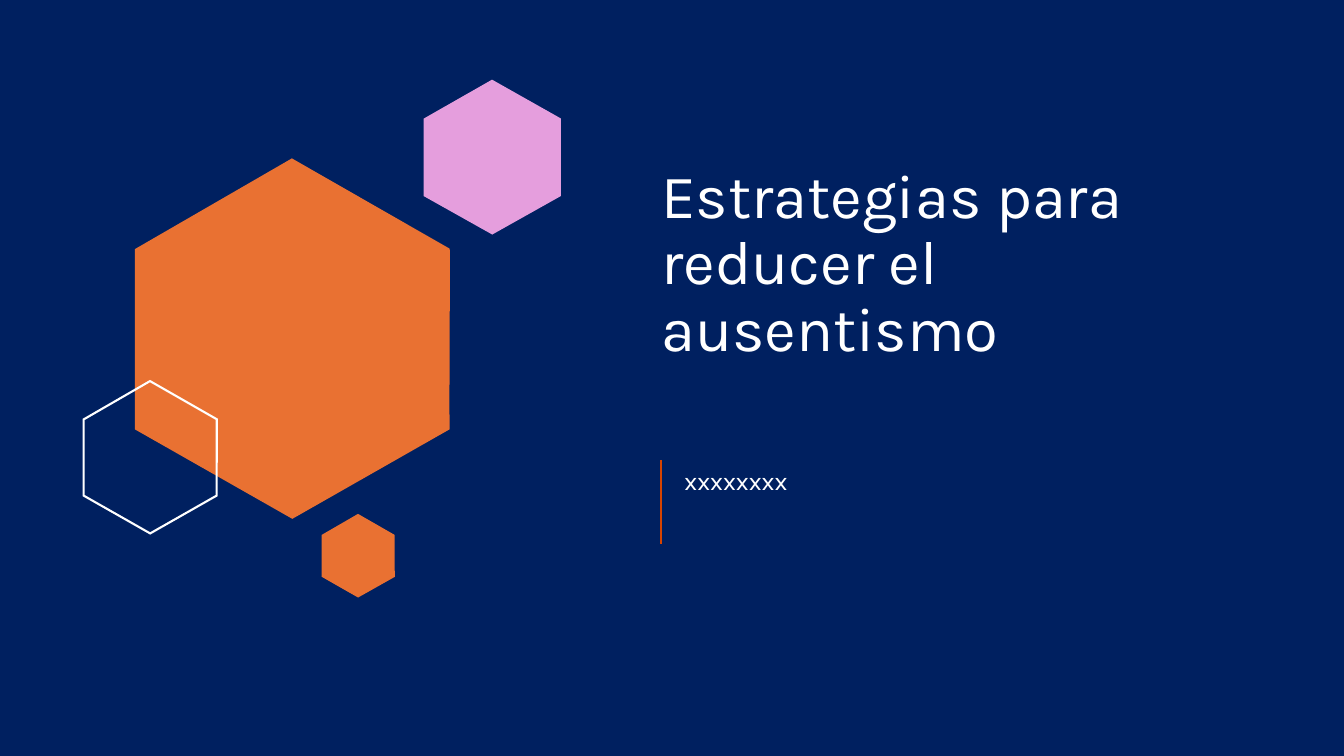
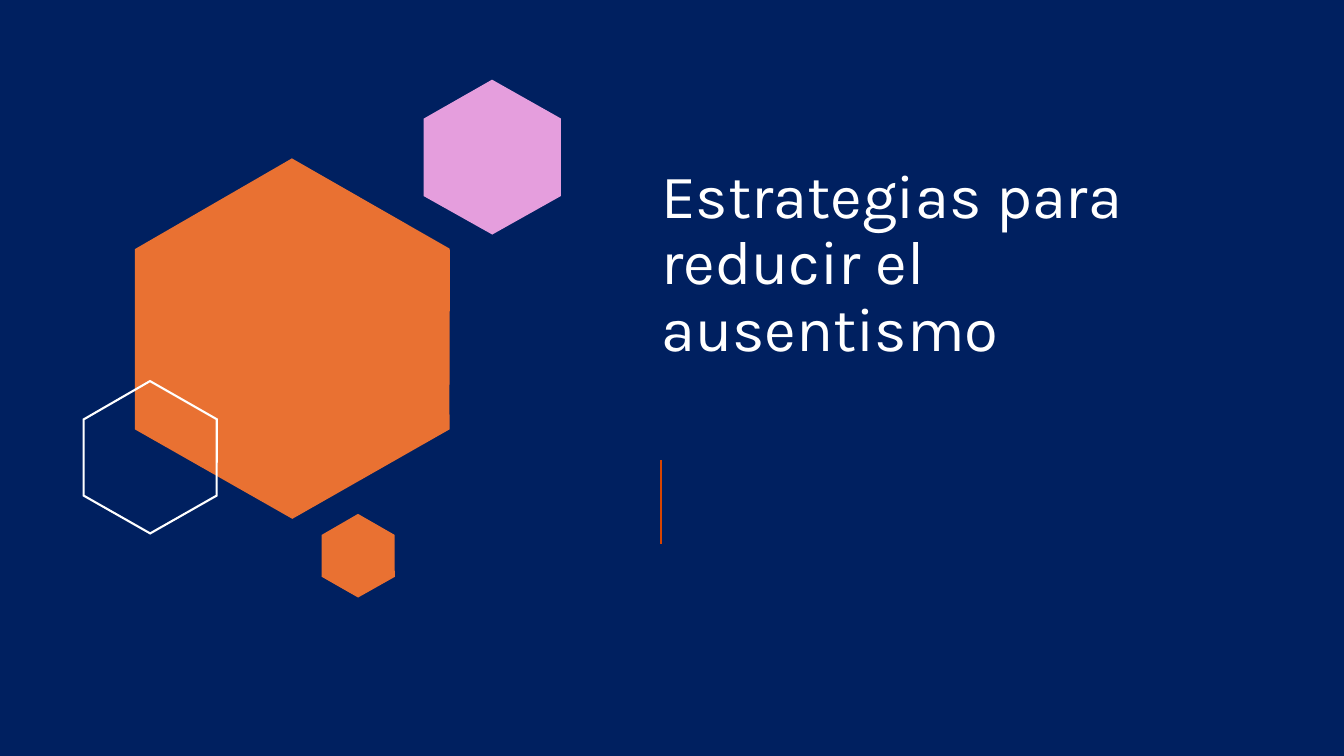
Before and after one commit to ITACADEMYprojectes/ProjecteData, a slide deck: slide 10 of Equip_28/Results/Analisis_PAP_and_ABL_RapidExpres.pptx. Drawn at 1344x756 pixels with LibreOffice and Linux fonts; fonts in the diff are those of the drawing. Boxes give left, top, right and bottom in pixels: in the first picture for what was removed or moved away, otherwise in the second. Text is boxed around its words. In the diff, an @@ line names an element or a change of style, - is before the commit and + after.

```diff
--- a/Equip_28/Results/Analisis_PAP_and_ABL_RapidExpres.pptx
+++ b/Equip_28/Results/Analisis_PAP_and_ABL_RapidExpres.pptx
@@ title at (661, 175, 1122, 352): text changed @@
-Estrategias para reducer el ausentismo
+Estrategias para reducir el ausentismo
@@ text removed at (684, 478, 787, 490) @@
-xxxxxxxx
```
Also in this commit, not shown: 6 other slides changed, 2 slides added, 2 slides removed, 1 other file.
